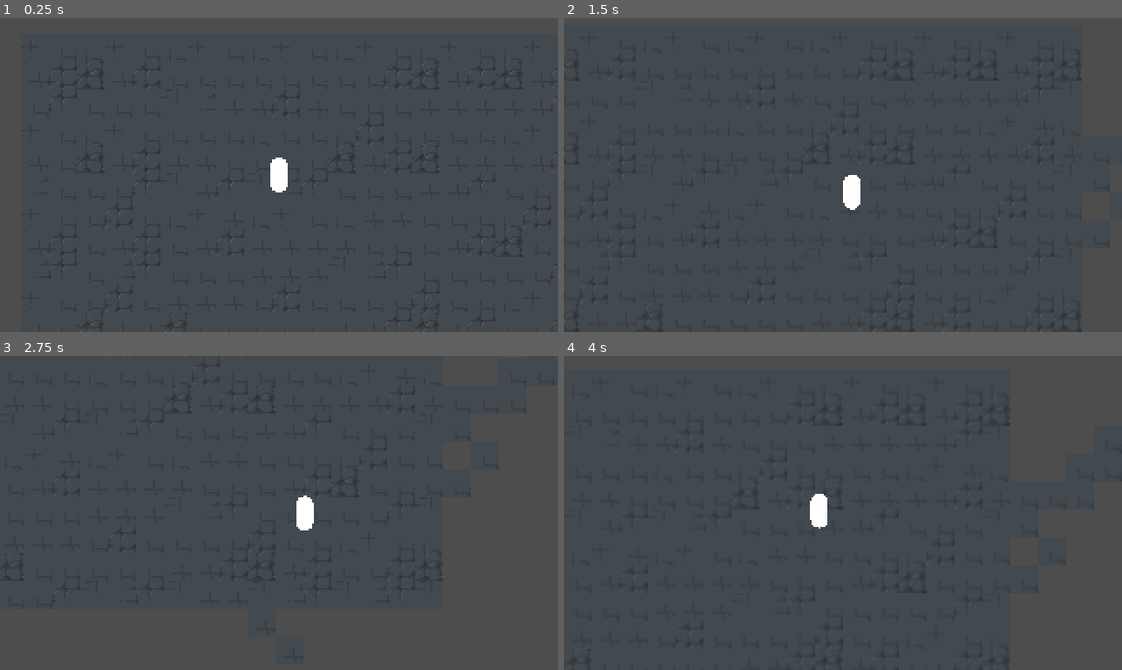
Above: before the commit, frames 1-4 (two rows, left to right).
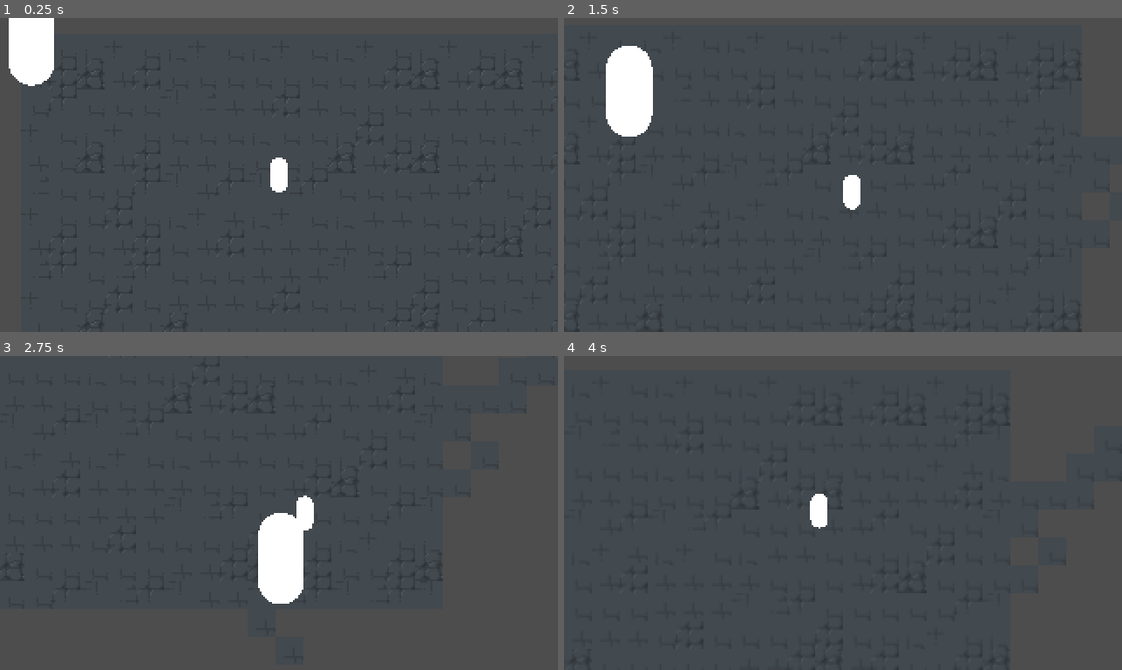
Above: after the commit, the same moments.

Repository: Spookyinator/TroglodyteCSGame
Game: Godot game, scene res://World/level.tscn
The game is run twice, just before and just after one commit, with the same random seed, the same clock (stepped at 60 frames per second) and the same inputs. The project has no main scene, so this scene is started directly.
Inputs:
- Up to frame 1 (0.25 s): no input
- Up to frame 2 (1.5 s): hold D (Right) 0.53-1.28 s; hold S (Down) from 1.28 s (still down)
- Up to frame 3 (2.75 s): release S (Down) at 2.03 s; hold D (Right) from 2.03 s (still down)
- Up to frame 4 (4 s): release D (Right) at 2.78 s; hold W (Up) 2.78-3.53 s; hold A (Left) from 3.53 s (still down)

The runs differ from the first frame. In frame 1, 1.6% of the frame differs, in the area x 1-10%, y 0-22%; in frame 2, 2.2%, in the area x 7-16%, y 8-38%; in frame 3, 2.1%; in frame 4, nothing differs.

Commit message:
added enemy
god i love caches

Diff:
--- /dev/null
+++ b/CSPGame/Enemies/enemyTest.gd
@@ -0,0 +1,18 @@
+extends CharacterBody2D
+
+
+const SPEED = 25.0
+var player = null
+func _ready():
+	player = get_node("/root/Level/Player")
+func _physics_process(delta):
+	# Get the input direction and handle the movement/deceleration.
+	# As good practice, you should replace UI actions with custom gameplay actions.
+	if player:
+		var targetPos = player.position
+		var distance = self.global_position.distance_to(player.global_position)
+		var movement_vector = position.move_toward(targetPos, SPEED)
+		velocity = movement_vector
+		move_and_slide()
+		if distance<50:
+			velocity = Vector2(0,0)
--- /dev/null
+++ b/CSPGame/Enemies/enemyTest.tscn
@@ -0,0 +1,20 @@
+[gd_scene load_steps=4 format=3 uid="uid://ce6iml8dpgcct"]
+
+[ext_resource type="Script" path="res://Enemies/enemyTest.gd" id="1_4vnej"]
+
+[sub_resource type="CapsuleShape2D" id="CapsuleShape2D_4jfce"]
+radius = 8.0
+height = 54.0
+
+[sub_resource type="CapsuleMesh" id="CapsuleMesh_ti8o1"]
+
+[node name="Zombie" type="CharacterBody2D"]
+script = ExtResource("1_4vnej")
+
+[node name="CollisionShape2D" type="CollisionShape2D" parent="."]
+modulate = Color(0, 0.392157, 0.309804, 1)
+shape = SubResource("CapsuleShape2D_4jfce")
+
+[node name="MeshInstance2D" type="MeshInstance2D" parent="."]
+scale = Vector2(26.315, 26.315)
+mesh = SubResource("CapsuleMesh_ti8o1")
--- a/CSPGame/World/level.tscn
+++ b/CSPGame/World/level.tscn
@@ -1,7 +1,8 @@
-[gd_scene load_steps=5 format=3 uid="uid://eu3ejaoi5nlj"]
+[gd_scene load_steps=6 format=3 uid="uid://eu3ejaoi5nlj"]
 
 [ext_resource type="PackedScene" uid="uid://b8bfpaktqyh0m" path="res://Player/player.tscn" id="1_dyldr"]
 [ext_resource type="Texture2D" uid="uid://dx2tunlp8b0tm" path="res://Assets/Dungeon tileset.png" id="2_14ksr"]
+[ext_resource type="PackedScene" uid="uid://ce6iml8dpgcct" path="res://Enemies/enemyTest.tscn" id="3_2q0tg"]
 
 [sub_resource type="TileSetAtlasSource" id="TileSetAtlasSource_f24y4"]
 texture = ExtResource("2_14ksr")
@@ -197,3 +198,5 @@
 
 [node name="RemoteTransform2D" type="RemoteTransform2D" parent="Player"]
 remote_path = NodePath("../../Camera2D")
+
+[node name="Zombie" parent="." instance=ExtResource("3_2q0tg")]
